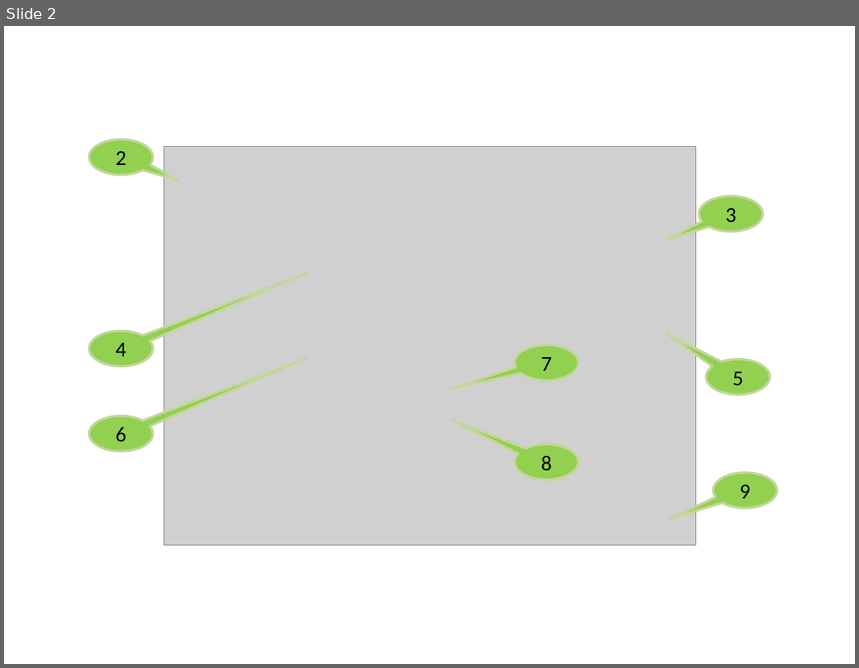
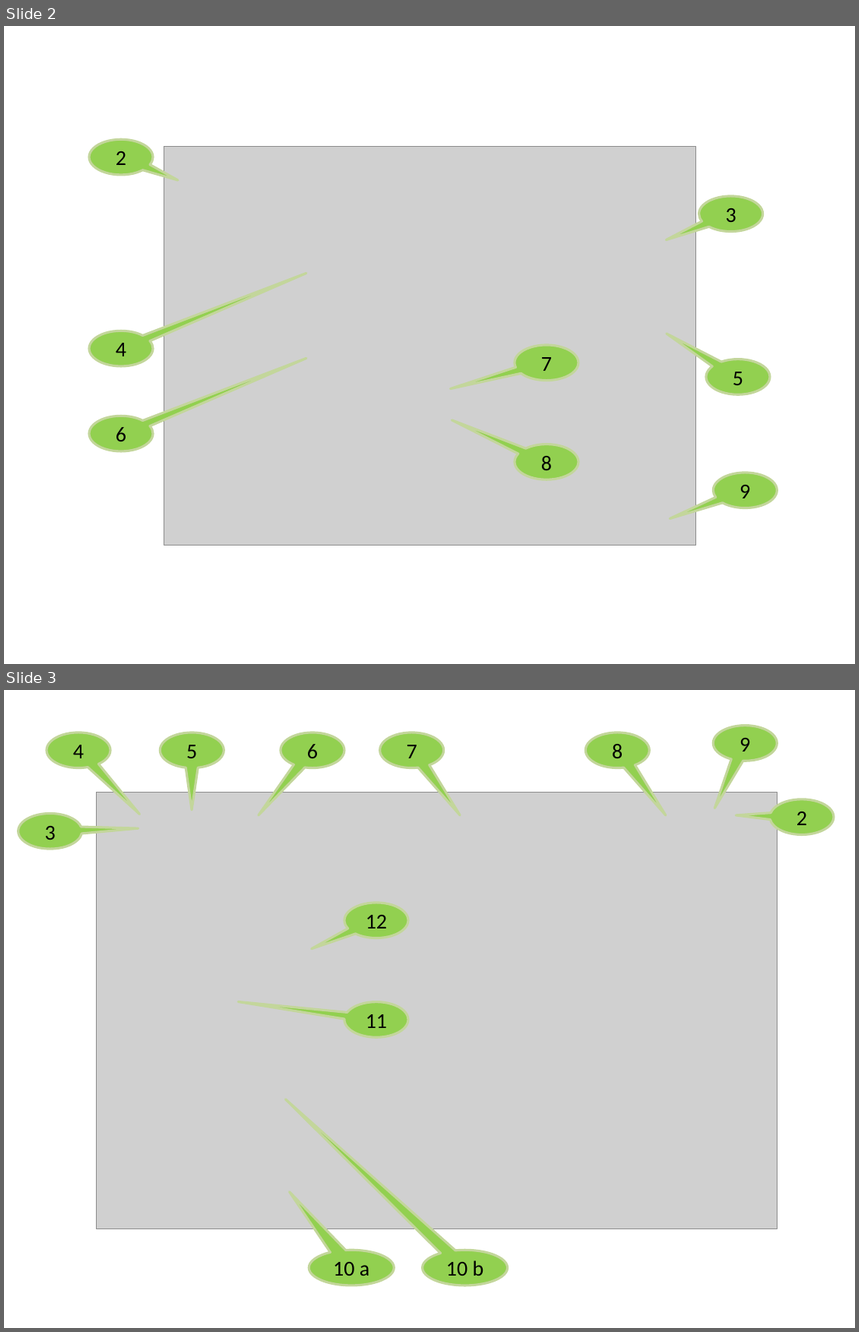
Before and after one commit to nachiappannk/Simplify, a slide deck: Simplify/Documentation/DocumentationImageSource.pptx. Shown one above the other, each under a label of ours: slide 2 before the commit, slides 2 and 3 after it. The pictures are 859x668 and 859x1332 pixels, drawn with LibreOffice and Linux fonts; fonts in the diff are those of the drawing; grey boxes stand for pictures. Boxes give left, top, right and bottom in pixels: in the first picture for what was removed or moved away, otherwise in the second. Text is boxed around its words. In the diff, an @@ line names an element or a change of style, - is before the commit and + after.

```diff
--- a/Simplify/Documentation/DocumentationImageSource.pptx
+++ b/Simplify/Documentation/DocumentationImageSource.pptx
@@ slide 3 added at box(4, 690, 855, 1328), background #FFFFFF @@
@@ speech bubble added at box(47, 733, 110, 768), fill #92D050, outline #C3D69B 2 pt, 18 pt, text #000000 @@
+4
@@ speech bubble added at box(160, 733, 224, 768), fill #92D050, outline #C3D69B 2 pt, 18 pt, text #000000 @@
+5
@@ speech bubble added at box(281, 733, 344, 768), fill #92D050, outline #C3D69B 2 pt, 18 pt, text #000000 @@
+6
@@ speech bubble added at box(380, 733, 444, 768), fill #92D050, outline #C3D69B 2 pt, 18 pt, text #000000 @@
+7
@@ speech bubble added at box(585, 733, 649, 768), fill #92D050, outline #C3D69B 2 pt, 18 pt, text #000000 @@
+8
@@ speech bubble added at box(713, 726, 777, 761), fill #92D050, outline #C3D69B 2 pt, 18 pt, text #000000 @@
+9
@@ picture added at box(96, 792, 777, 1229) @@
@@ speech bubble added at box(770, 799, 834, 834), fill #92D050, outline #C3D69B 2 pt, 18 pt, text #000000 @@
+2
@@ speech bubble added at box(18, 813, 82, 849), fill #92D050, outline #C3D69B 2 pt, 18 pt, text #000000 @@
+3
@@ speech bubble added at box(344, 903, 408, 939), fill #92D050, outline #C3D69B 2 pt, 18 pt, text #000000 @@
+12
@@ speech bubble added at box(344, 1002, 408, 1038), fill #92D050, outline #C3D69B 2 pt, 18 pt, text #000000 @@
+11
@@ speech bubble added at box(309, 1250, 394, 1286), fill #92D050, outline #C3D69B 2 pt, 18 pt, text #000000 @@
+10 a
@@ speech bubble added at box(423, 1250, 508, 1286), fill #92D050, outline #C3D69B 2 pt, 18 pt, text #000000 @@
+10 b
```
Also in this commit, not shown: 1 other file.
